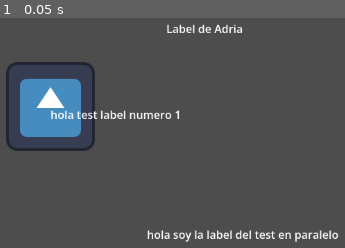
Above: before the commit, frame 1.
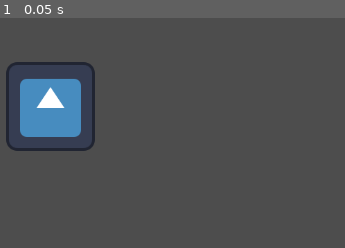
Above: after the commit, the same moment.

Repository: Adria2208/uji-gamejam-2026
Game: Godot game, scene res://scenes/game.tscn
The game is run twice, just before and just after one commit, with the same random seed, the same clock (stepped at 60 frames per second) and the same inputs. The engine's default icon, where the game draws it, is replaced by a stand-in: a white triangle on a blue panel in a dark square.
Inputs:
- Up to frame 1 (0.05 s): no input

The runs differ from the first frame. In frame 1, 2.2% of the frame differs, in the area x 14-98%, y 2-98%.

Commit message:
Update game.tscn

Diff:
--- a/scenes/game.tscn
+++ b/scenes/game.tscn
@@ -8,21 +8,3 @@
 
 [node name="Sprite2D" type="Sprite2D" parent="Camera2D" unique_id=459182328]
 texture = ExtResource("1_uwrxv")
-
-[node name="Label" type="Label" parent="." unique_id=1262606677]
-offset_right = 40.0
-offset_bottom = 23.0
-text = "hola test label numero 1"
-
-[node name="Label2" type="Label" parent="." unique_id=1264806214]
-offset_left = 167.0
-offset_top = -124.0
-offset_right = 356.0
-offset_bottom = -101.0
-text = "Label de Adria"
-[node name="test2" type="Label" parent="." unique_id=559272722]
-offset_left = 139.0
-offset_top = 173.0
-offset_right = 179.0
-offset_bottom = 196.0
-text = "hola soy la label del test en paralelo"
